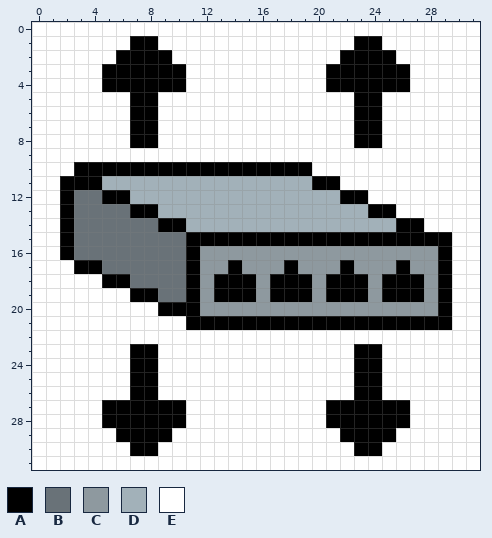
Two versions of one pixel-art sprite, Game Design Game 3/Assets/Sprites/Switch_1.png. Above, as it was before the edit.
The file is 64x64 pixels, drawn in blocks of 2x2; one block is one cell here.
Palette (. is transparent): A #000000  B #697278  C #8e999f  D #a2b1b9  E #ffffff
The result:
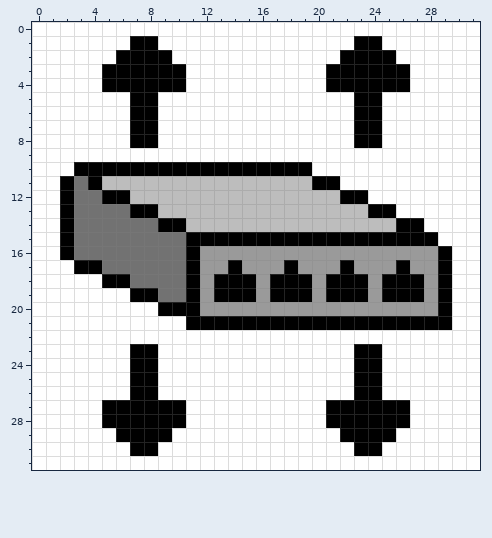
What changed:
Colour B changes from #697278 to #727272.
Colour C changes from #8e999f to #9a9a9a.
Colour D changes from #a2b1b9 to #bdbdbd.
Colour B replaces colour A in row 11 at x 3.
Colour E replaces colour A in row 15 at x 29.
Where, in picture pixels (left, top, right, bottom), the same in both pictures:
changed: (74, 176, 452, 316)
